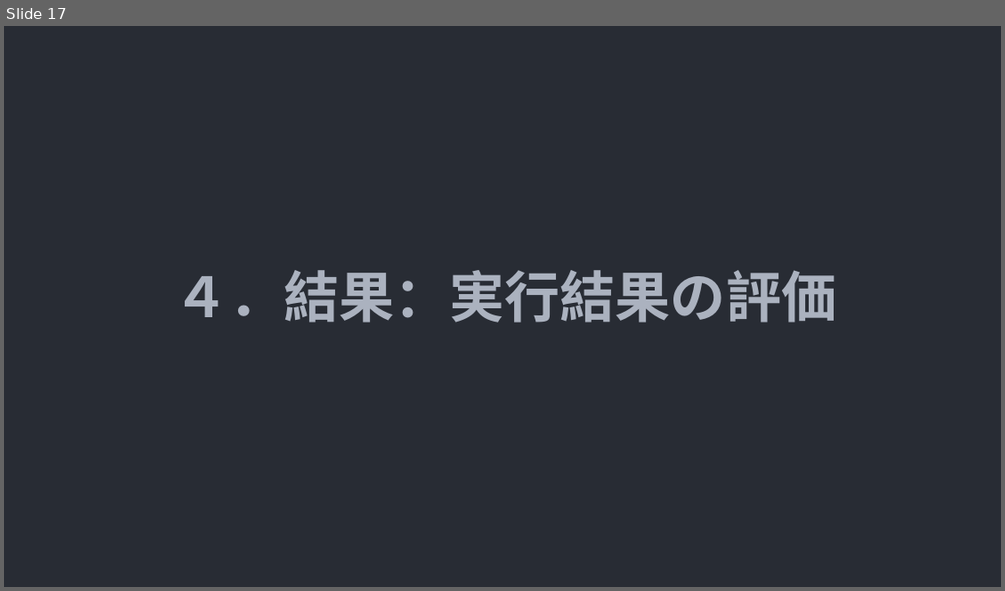
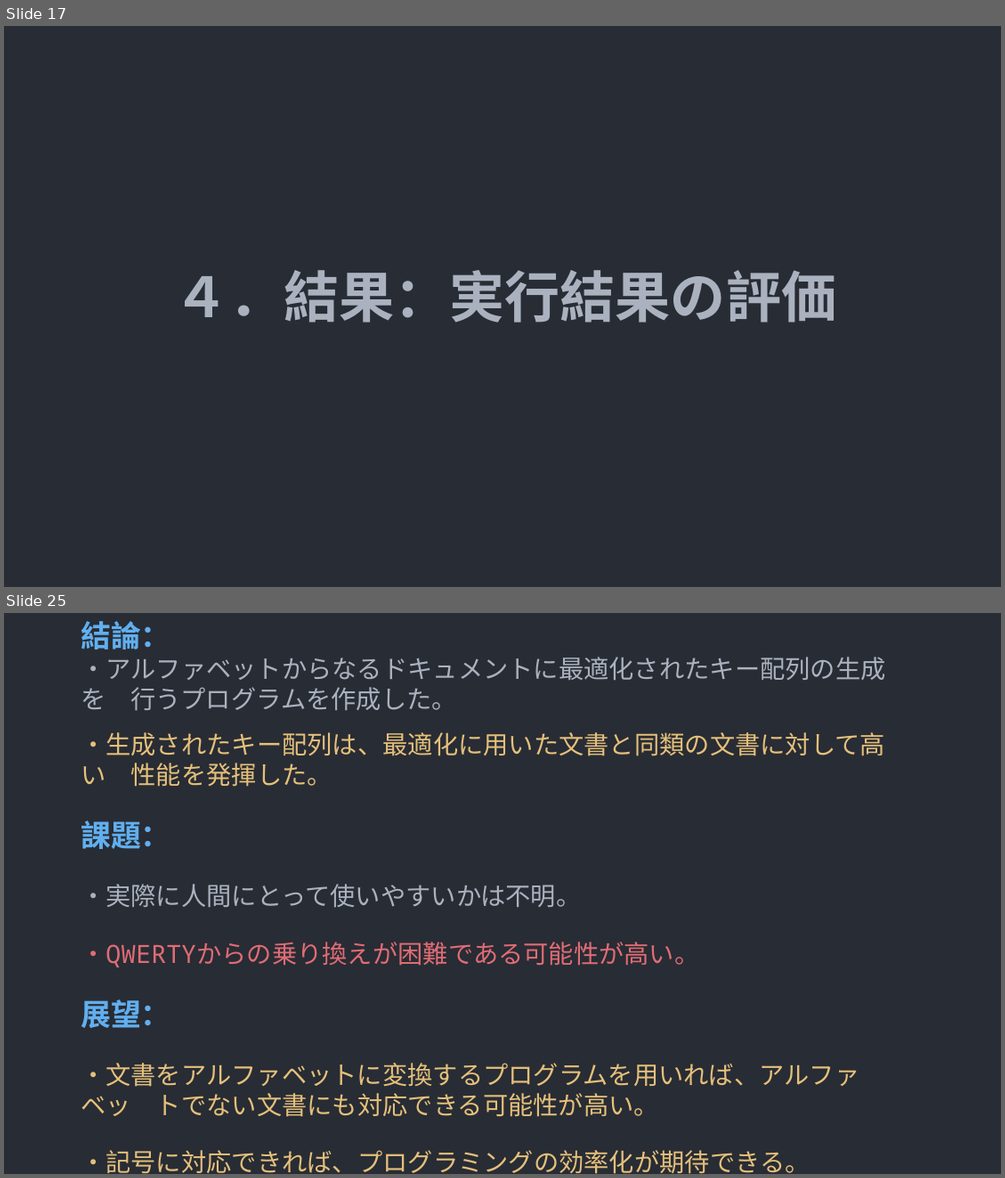
Before and after one commit to yuichiro-kurose/keyboard, a slide deck: docs/最終発表.odp. Shown one above the other, each under a label of ours: slide 17 before the commit, slides 17 and 25 after it; the slides between them are not shown. The pictures are 1005x591 and 1005x1178 pixels, drawn with LibreOffice and Linux fonts; fonts in the diff are those of the drawing. Boxes give left, top, right and bottom in pixels: in the first picture for what was removed or moved away, otherwise in the second. Text is boxed around its words. In the diff, an @@ line names an element or a change of style, - is before the commit and + after.

```diff
--- a/docs/最終発表.odp
+++ b/docs/最終発表.odp
@@ slide 25 added at (4, 613, 1001, 1174), background #282C34 @@
@@ text added at (81, 621, 885, 1174), 20 pt, text #E5C07B @@
+結論：
+・アルファベットからなるドキュメントに最適化されたキー配列の生成を 行うプログラムを作成した。
+・生成されたキー配列は、最適化に用いた文書と同類の文書に対して高い 性能を発揮した。
+課題：
+・実際に人間にとって使いやすいかは不明。
+・QWERTYからの乗り換えが困難である可能性が高い。
+展望：
+・文書をアルファベットに変換するプログラムを用いれば、アルファベッ トでない文書にも対応できる可能性が高い。
+・記号に対応できれば、プログラミングの効率化が期待できる。
```
Also in this commit, not shown: 7 slides changed, 9 other slides added, 3 slides removed, 7 other files.
